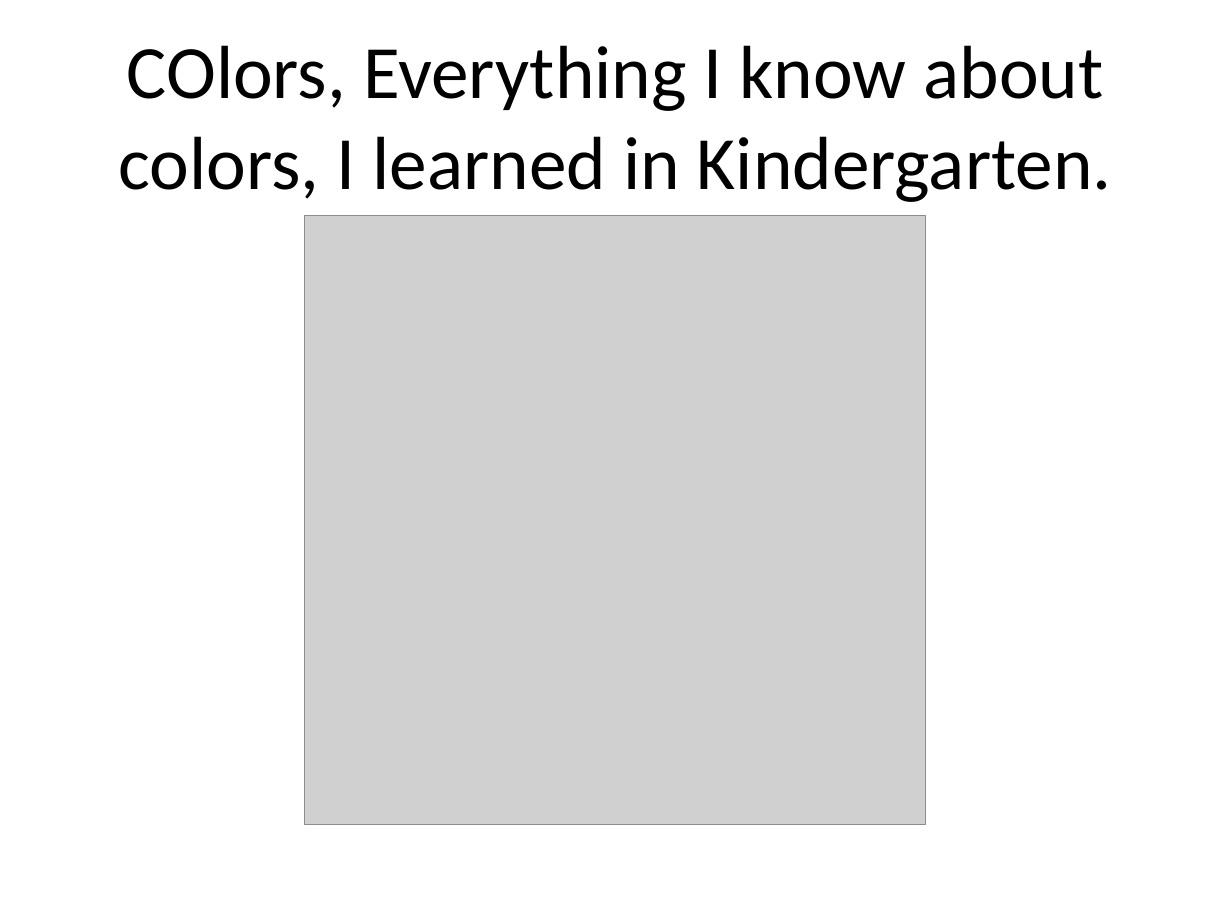
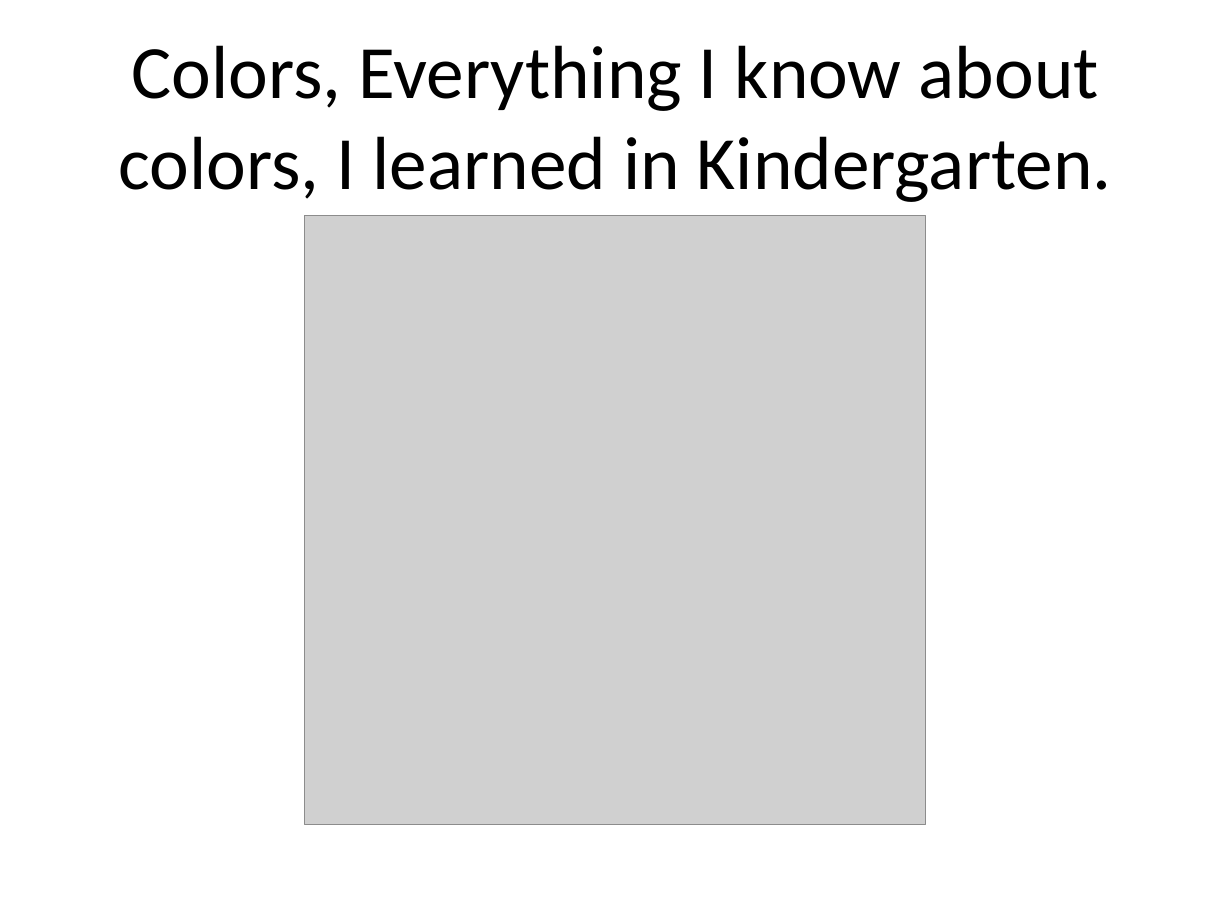
Before and after one commit to pmean/data-visualization, a slide deck: slide 15 of data-viz-02/src/complete-lecture.pptx (slide 13 before the commit). Drawn at 1232x924 pixels with LibreOffice and Linux fonts; fonts in the diff are those of the drawing; grey boxes stand for pictures. Boxes give left, top, right and bottom in pixels: in the first picture for what was removed or moved away, otherwise in the second. Text is boxed around its words. In the diff, an @@ line names an element or a change of style, - is before the commit and + after.

```diff
--- a/data-viz-02/src/complete-lecture.pptx
+++ b/data-viz-02/src/complete-lecture.pptx
@@ title at box(119, 45, 1112, 202): text changed @@
-COlors, Everything I know about colors, I learned in Kindergarten.
+Colors, Everything I know about colors, I learned in Kindergarten.
```
Also in this commit, not shown: 20 other slides changed, 13 slides added, 19 slides removed, 10 other files.
